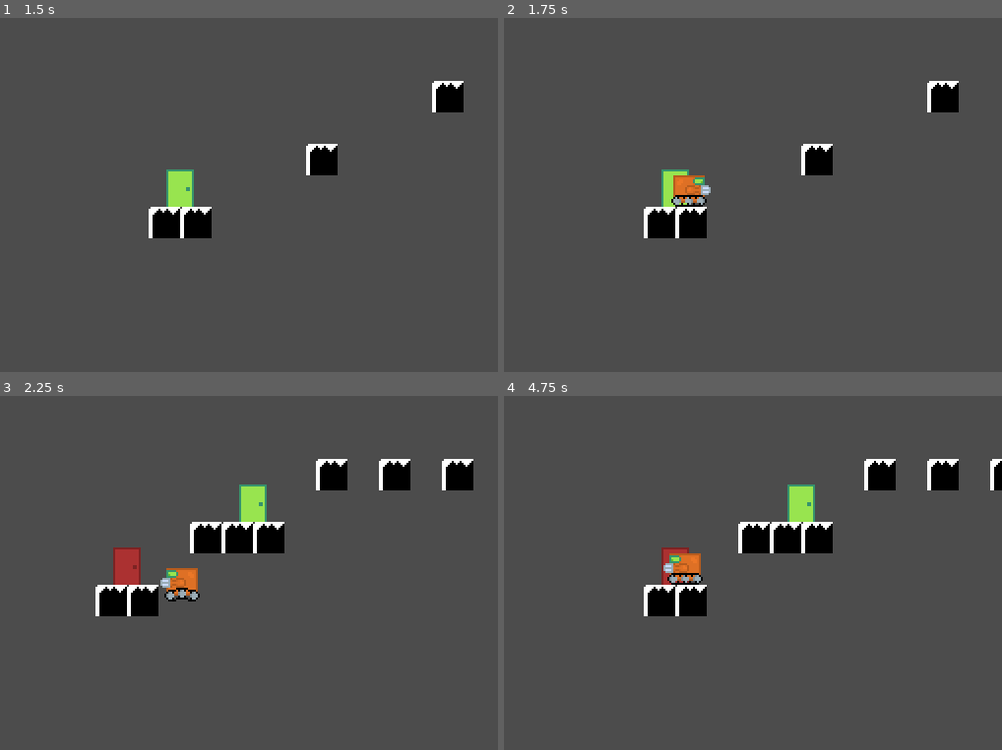
Above: before the commit, frames 1-4 (two rows, left to right).
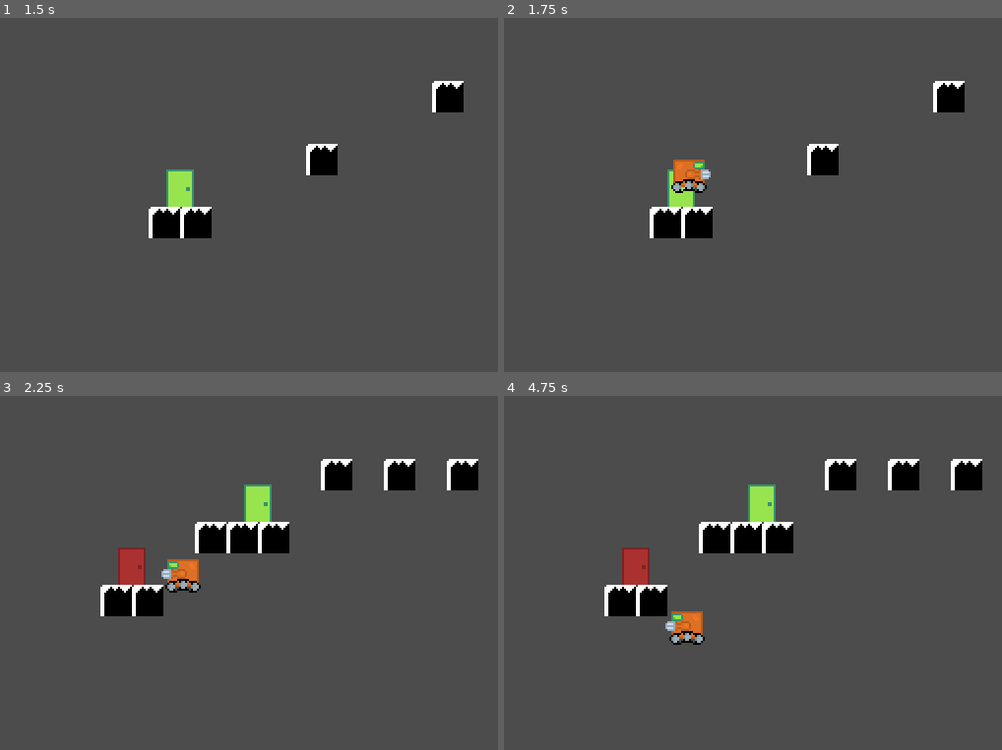
Above: after the commit, the same moments.

Repository: wagenrace/Platformer
Game: Godot game, scene res://World.tscn
Same seed, same stepped clock (60 frames per second), same inputs: the game is played once before the commit and once after it.
Inputs:
- Up to frame 1 (1.5 s): tap Enter (ui_accept) at 0.5, 0.77 s; hold Right (ui_right) from 0.53 s (still down); tap R at 0.6 s; tap 1 at 1.35 s
- Up to frame 2 (1.75 s): keep holding Right (ui_right); tap Enter (ui_accept) at 1.52 s
- Up to frame 3 (2.25 s): release Right (ui_right) at 2.03 s; hold Left (ui_left) from 2.03 s (still down); tap 2 at 2.1 s
- Up to frame 4 (4.75 s): release Left (ui_left) at 2.78 s; hold Right (ui_right) 2.78-4.28 s; tap R at 2.85 s; tap Enter (ui_accept) at 3.02, 3.5, 3.77, 4.52 s; tap 1 at 3.6 s; hold Left (ui_left) from 4.28 s (still down); tap 2 at 4.35 s

Frame 1 is identical in both runs. In frame 2, 2.1% of the frame differs, in the area x 28-93%, y 17-63%; in frame 3, 3.1%; in frame 4, 8.8%, in the area x 20-100%, y 17-71%.
Error in both runs: Invalid get index 'doorMapping' (on base: 'Nil'). (res://World.gd:28)

Commit message:
stop moving when you go through a door
Signed-off-by: tomnijhof <tom.nijhof@cytosmart.com>

Diff:
--- a/Player.gd
+++ b/Player.gd
@@ -52,6 +52,7 @@
 
 func reset_position():
 	is_alive = true
+	motion = Vector2.ZERO
 	if last_door:
 		var new_position = last_door.position
 		new_position.x += last_door.get_node("Sprite").texture.get_width() / 2
